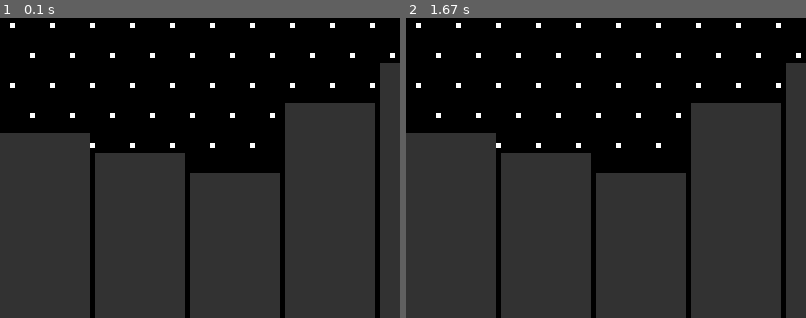
Above: before the commit, frames 1-2 (left to right).
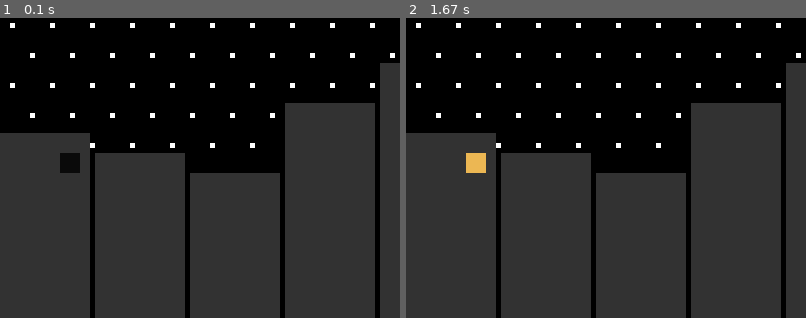
Above: after the commit, the same moments.

Repository: l-Braden-l/pygame-background-scene
Game: pygame game, started from game.py
Two runs of this game, one before a commit and one after it. Both use one fixed random seed, a clock stepped at 60 frames per second and the inputs below.
Inputs:
- Up to frame 1 (0.1 s): no input
- Up to frame 2 (1.67 s): no input
The pictures show only the part of the screen within x 0-50%, y 0-50%; the shares and areas given below are measured in that part.

The runs differ from the first frame. In frame 1, 0.3% of the frame differs, in the area x 15-20%, y 45-52%; in frame 2, 0.3%.

Commit message:
Update game.py

Diff:
--- a/game.py
+++ b/game.py
@@ -3,6 +3,7 @@
 import pygame
 import sys
 import config # Import the config module
+import random
 def init_game ():
     pygame.init()
     screen = pygame.display.set_mode((config.WINDOW_WIDTH, config.WINDOW_HEIGHT)) # Use constants from config
@@ -76,6 +77,15 @@
       rect = [760, 135 ,90, 255]
       draw_rect(screen, (50,50,50), rect,0)
 
+      #--- lights ---#
+      lighton = random.randint(1,2)
+      if lighton == True:
+         rect1 = [60, 135 ,20, 20]
+         lighton = draw_rect(screen, (236,183,83), rect1,0)
+      else:
+         rect1 = [60, 135 ,20, 20]
+         lighton = draw_rect(screen, (10,10,10), rect1,0)
+
       #--- water ---#
       my_rect1 = [-100, 390, 9500, 350]
       border_radius = 50
@@ -85,6 +95,7 @@
       #--- land ---#
       rect = [0, 379 ,900, 15]
       draw_rect(screen, (20, 95, 20), rect,0)
+
       # --- Grass --- #
       circle_center = (400, 900)
       circle_radius = 500
@@ -109,7 +120,7 @@
       pygame.display.flip()
 
       # -- Limit the frame rate to the specified frames per second (FPS) -- #
-      clock.tick(config.FPS) # Use the clock to control the frame rate
+      clock.tick(10) # Use the clock to control the frame rate
 
    pygame.quit()
    sys.exit()
